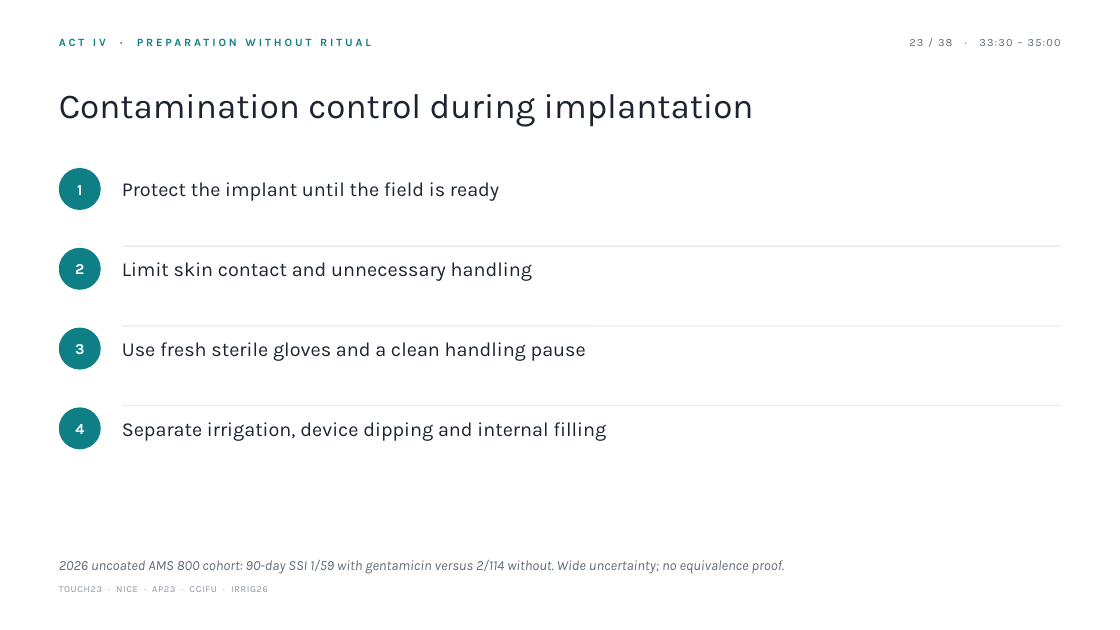
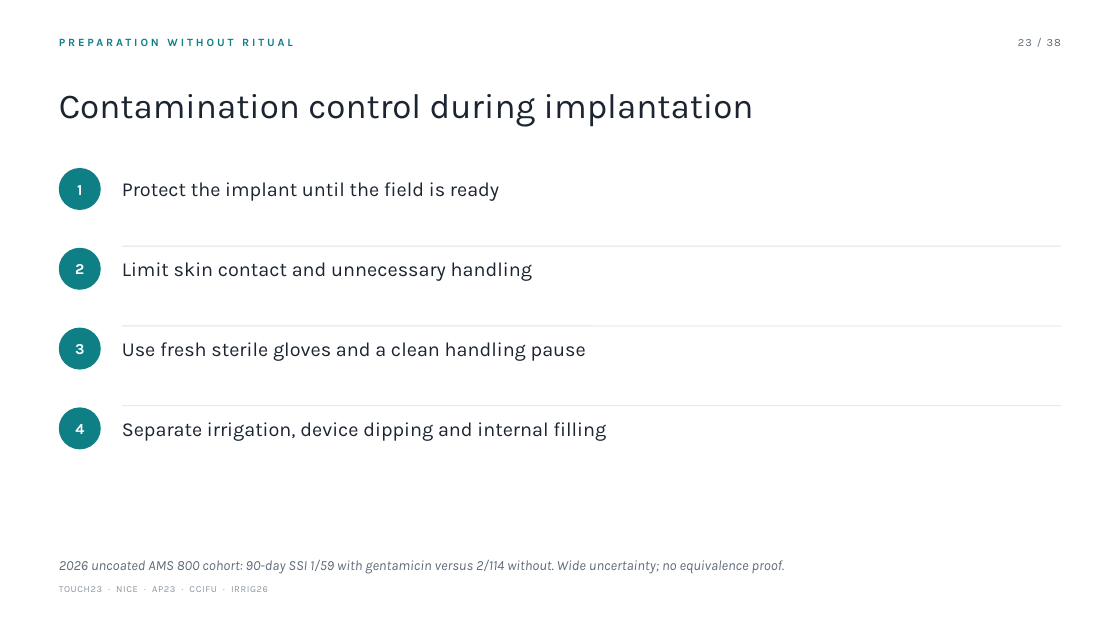
Before and after one commit to nityjr-ctrl/aus-presentation, a slide deck: slide 28 of presentation/AUS-teaching-deck.pptx. Drawn at 1120x630 pixels with LibreOffice and Linux fonts; fonts in the diff are those of the drawing. Boxes give left, top, right and bottom in pixels: in the first picture for what was removed or moved away, otherwise in the second. Text is boxed around its words. In the diff, an @@ line names an element or a change of style, - is before the commit and + after.

```diff
--- a/presentation/AUS-teaching-deck.pptx
+++ b/presentation/AUS-teaching-deck.pptx
@@ text at bbox=[59, 38, 293, 46]: text changed @@
-ACT IV · PREPARATION WITHOUT RITUAL
+PREPARATION WITHOUT RITUAL
@@ text at bbox=[1018, 39, 1061, 46]: text changed @@
-23 / 38 · 33:30 – 35:00
+23 / 38
```
Also in this commit, not shown: 50 other slides changed, 10 other files.
